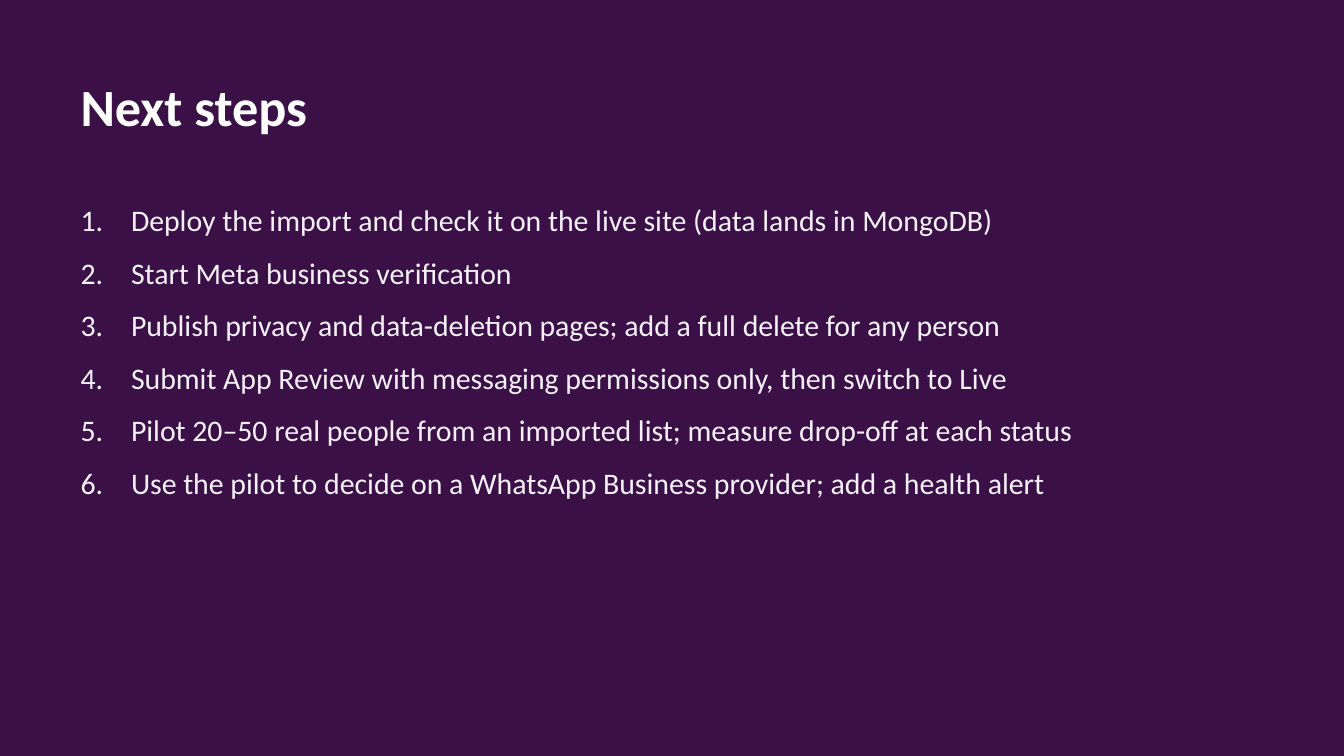
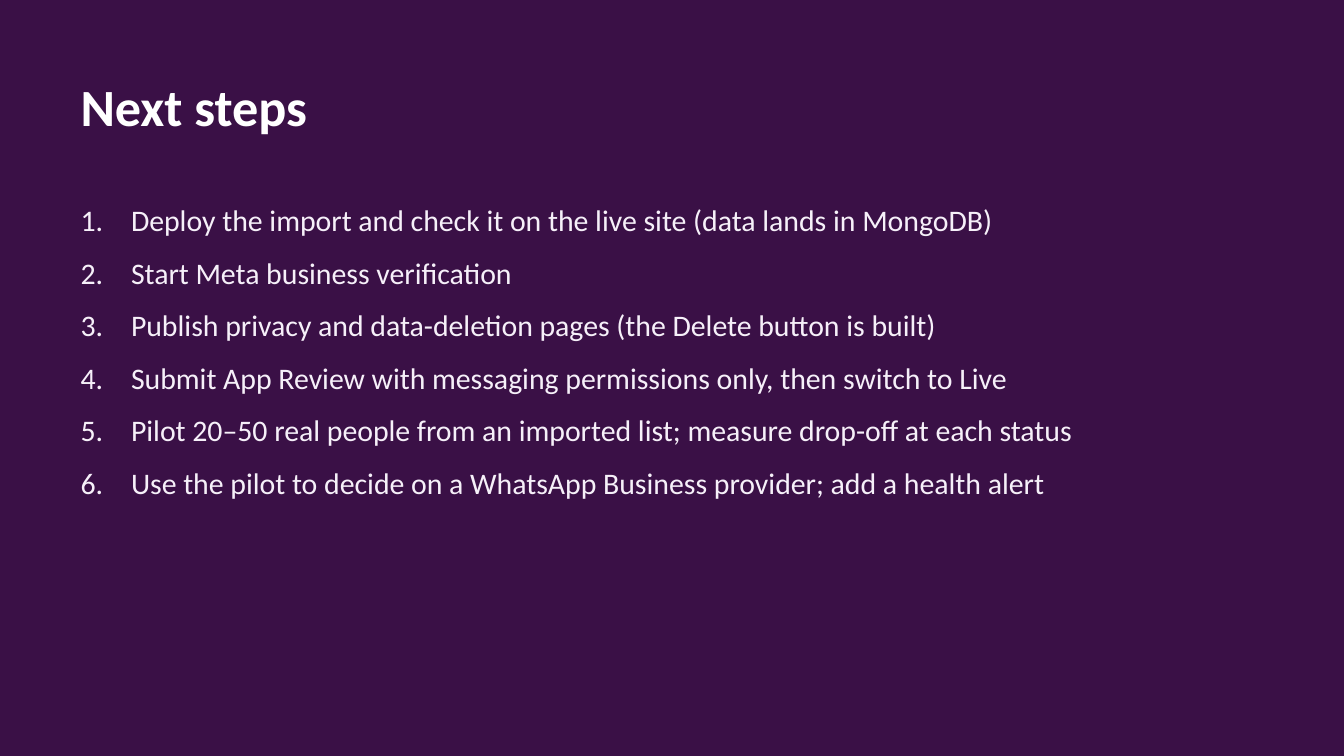
Before and after one commit to blackhorse2807/IG-handle, a slide deck: slide 9 of Instagram-Handle-Capture-Full-Update.pptx. Drawn at 1344x756 pixels with LibreOffice and Linux fonts; fonts in the diff are those of the drawing; background and template pictures are left out. Boxes give left, top, right and bottom in pixels: in the first picture for what was removed or moved away, otherwise in the second. Text is boxed around its words. In the diff, an @@ line names an element or a change of style, - is before the commit and + after.

```diff
--- a/Instagram-Handle-Capture-Full-Update.pptx
+++ b/Instagram-Handle-Capture-Full-Update.pptx
@@ text at [131,314,936,341]: text changed @@
-3. Publish privacy and data-deletion pages; add a full delete for any person
+3. Publish privacy and data-deletion pages (the Delete button is built)
```
Also in this commit, not shown: 2 other slides changed, 6 other files.
